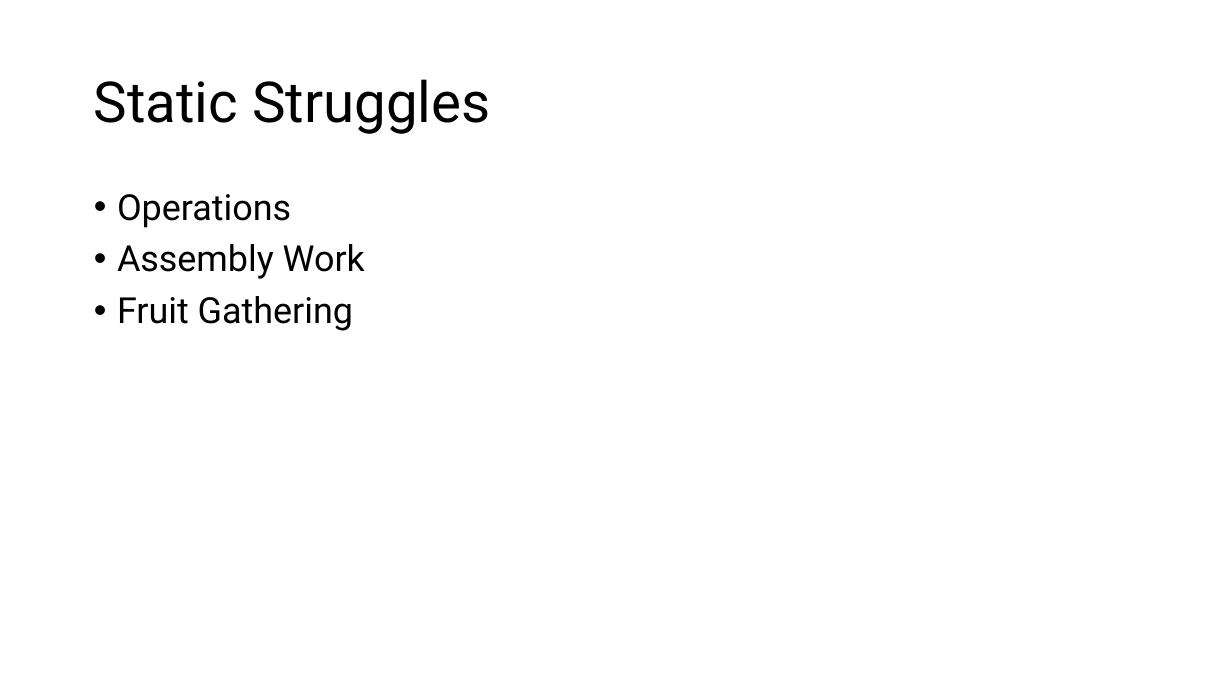
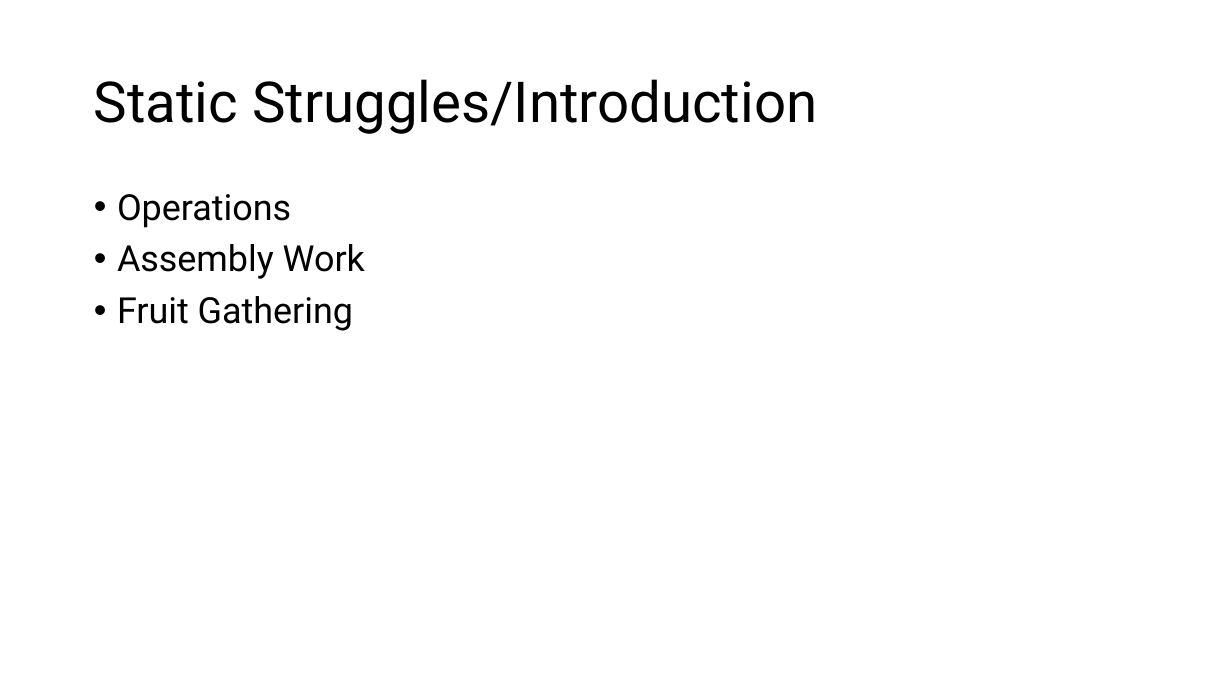
Before and after one commit to DanRyten/EXO1, a slide deck: slide 3 of Presentations/EXO1.pptx (slide 2 before the commit). Drawn at 1232x693 pixels with LibreOffice and Linux fonts; fonts in the diff are those of the drawing. Boxes give left, top, right and bottom in pixels: in the first picture for what was removed or moved away, otherwise in the second. Text is boxed around its words. In the diff, an @@ line names an element or a change of style, - is before the commit and + after.

```diff
--- a/Presentations/EXO1.pptx
+++ b/Presentations/EXO1.pptx
@@ title at bbox=[94, 79, 817, 134]: text changed @@
-Static Struggles
+Static Struggles/Introduction
```
Also in this commit, not shown: 2 other slides changed, 2 slides added, 1 slide removed.
